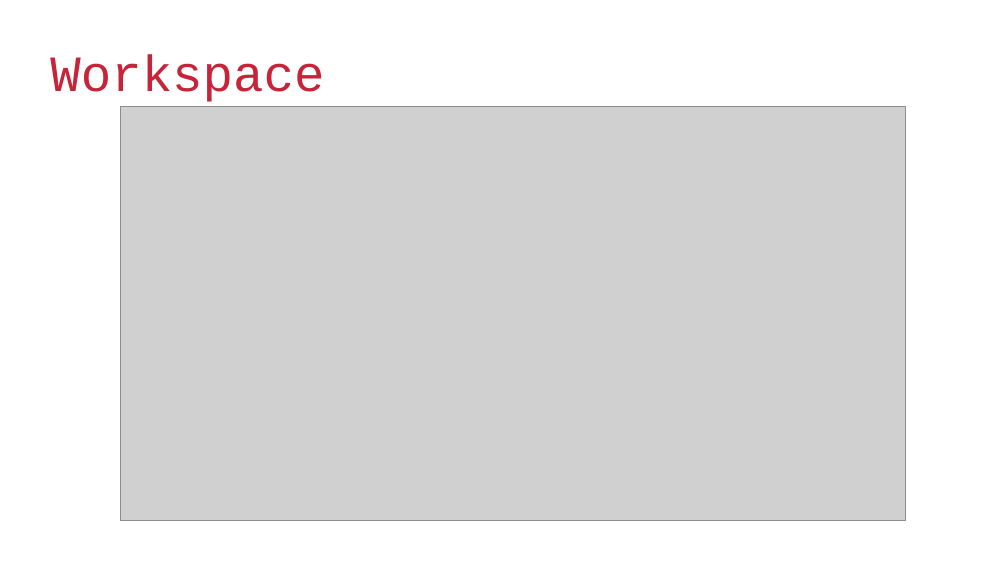
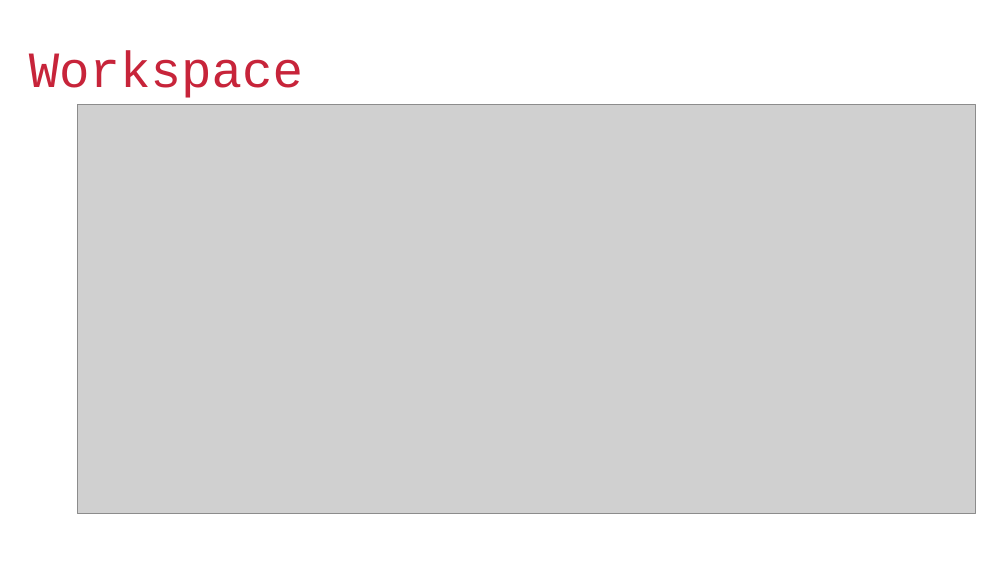
Before and after one commit to lopuma/APP-COMPLIANCE, a slide deck: slide 3 of Presentancion/APPCompliance.odp. Drawn at 1008x567 pixels with LibreOffice and Linux fonts; fonts in the diff are those of the drawing; grey boxes stand for pictures; background and template pictures are left out. Boxes give left, top, right and bottom in pixels: in the first picture for what was removed or moved away, otherwise in the second. Text is boxed around its words. In the diff, an @@ line names an element or a change of style, - is before the commit and + after.

```diff
--- a/Presentancion/APPCompliance.odp
+++ b/Presentancion/APPCompliance.odp
@@ title "Workspace": place and size @@
-title "Workspace" at <box>50,54,324,102</box>
+title "Workspace" at <box>29,51,303,98</box>
@@ picture: place and size @@
-picture at <box>121,107,906,521</box>
+picture at <box>78,104,976,514</box>
```
Also in this commit, not shown: 4 other slides changed, 13 slides added, 7 other files.
